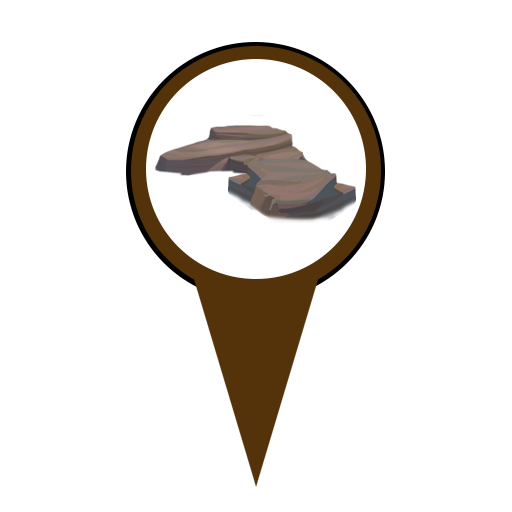
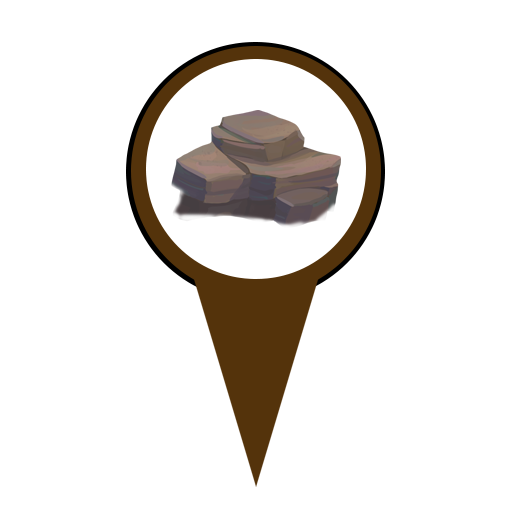
Revision of a layered 512px x 512px image; what changed, layer by layer:
removed layer "Camada 3" over left=228, top=159, right=356, bottom=223
painted on "Camada 1" over left=155, top=110, right=341, bottom=228
